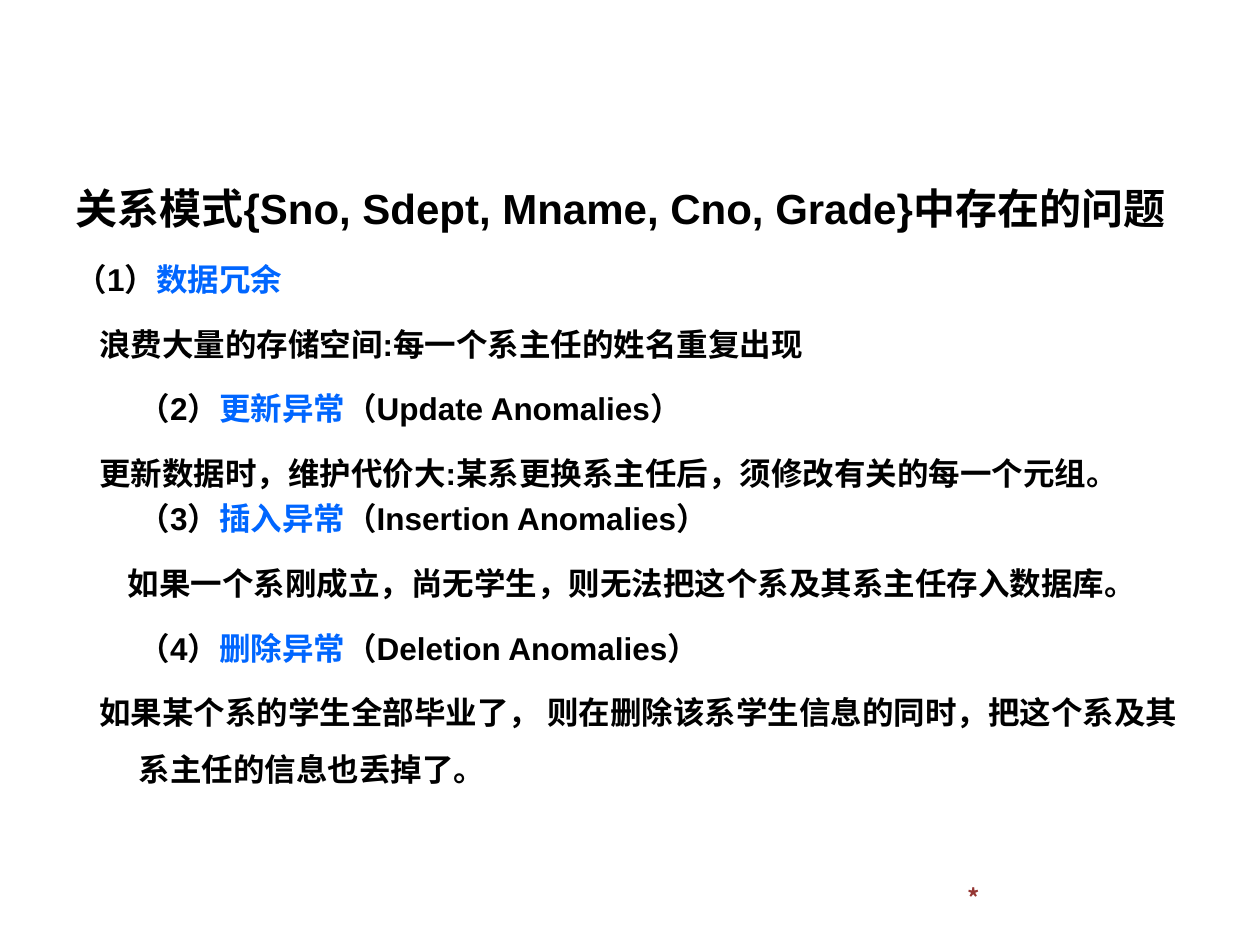
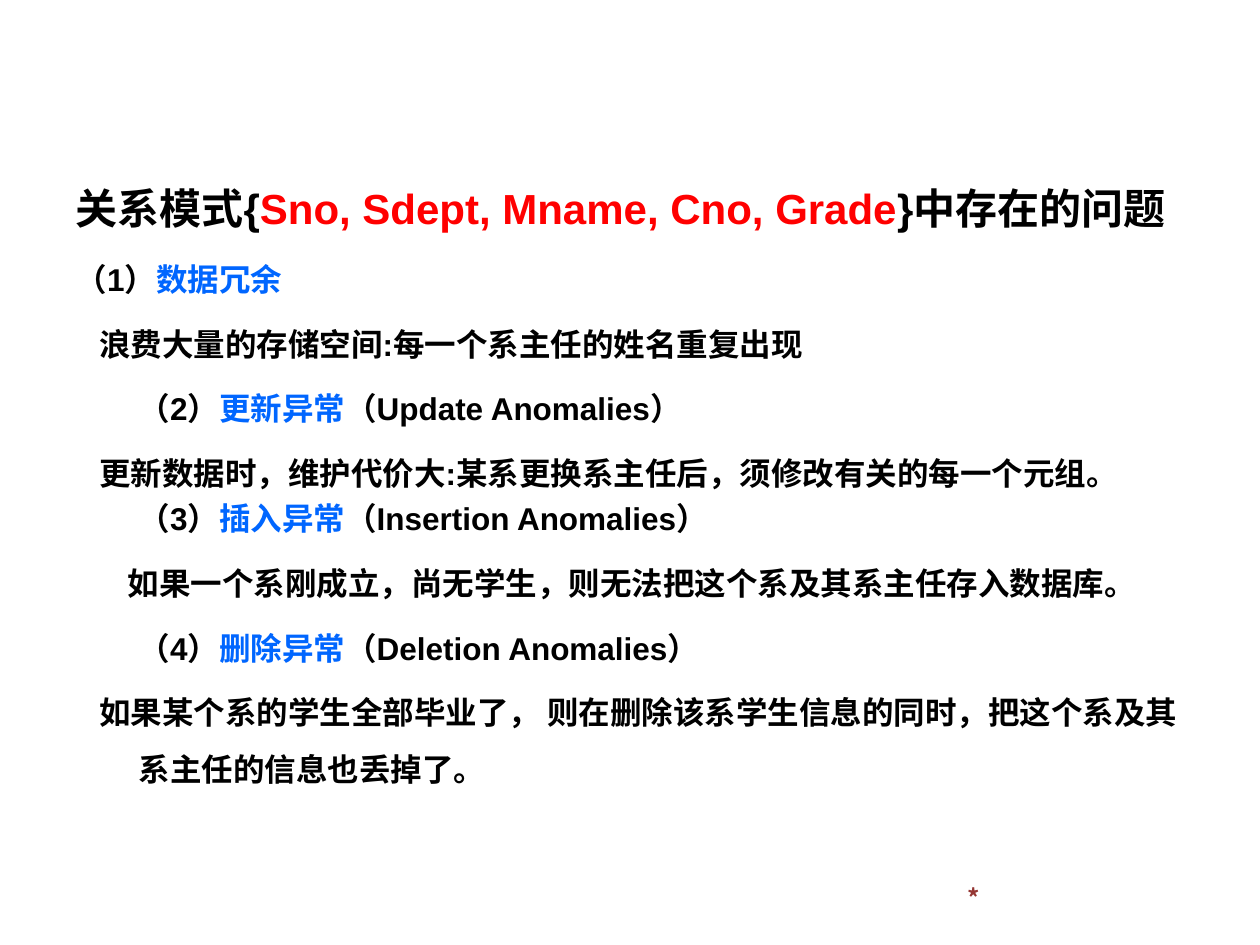
Before and after one commit to HBU/DataBase, a slide deck: slide 11 of PPT/DB第06章.ppt. Drawn at 1260x945 pixels with LibreOffice and Linux fonts; fonts in the diff are those of the drawing; background and template pictures are left out. Boxes give left, top, right and bottom in pixels: in the first picture for what was removed or moved away, otherwise in the second. Text is boxed around its words. In the diff, an @@ line names an element or a change of style, - is before the commit and + after.

```diff
--- a/PPT/DB第06章.ppt
+++ b/PPT/DB第06章.ppt
@@ subtitle at (76,188,1165,233): text colour #000000 to #FF0000 in "关系模式{Sno, Sdept, Mname, Cno, Grade}中存在的问题" @@
```
Also in this commit, not shown: 6 other slides changed.
